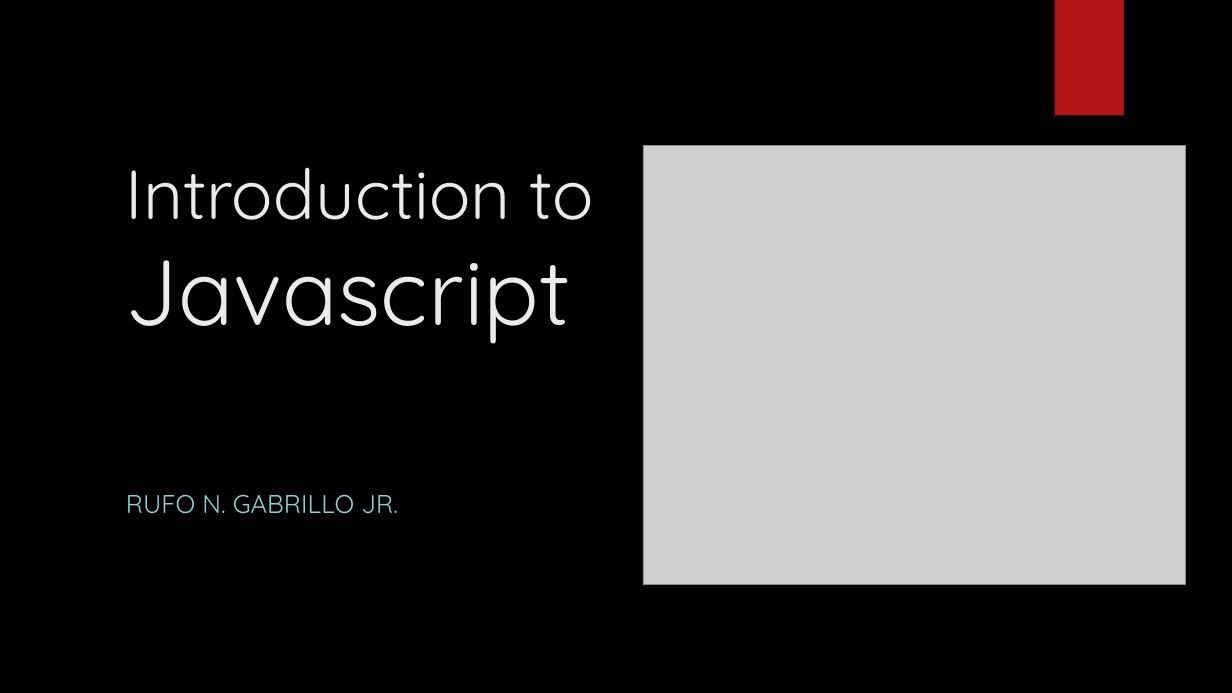
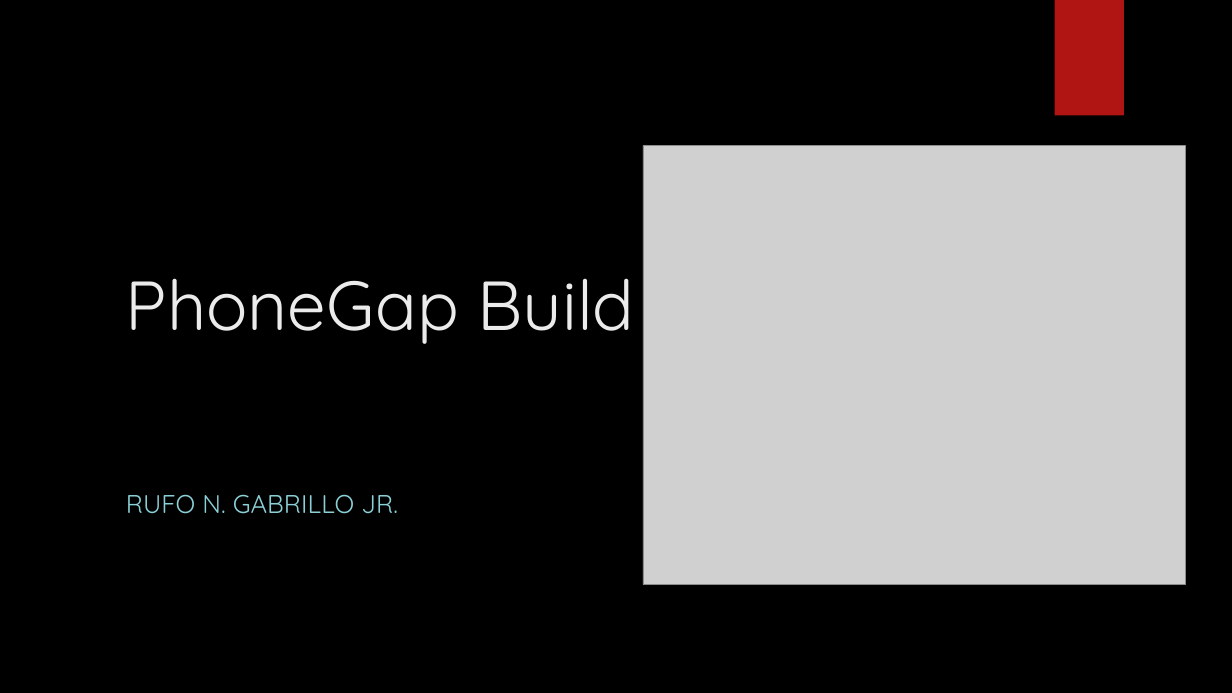
Before and after one commit to jrGabrillo/HelloWorld, a slide deck: slide 1 of 3. Framework7.pptx. Drawn at 1232x693 pixels with LibreOffice and Linux fonts; fonts in the diff are those of the drawing; grey boxes stand for pictures; background and template pictures are left out. Boxes give left, top, right and bottom in pixels: in the first picture for what was removed or moved away, otherwise in the second. Text is boxed around its words. In the diff, an @@ line names an element or a change of style, - is before the commit and + after.

```diff
--- a/3. Framework7.pptx
+++ b/3. Framework7.pptx
@@ title at [126,278,634,344]: text changed @@
-Introduction to
-Javascript
+PhoneGap Build
```
Also in this commit, not shown: 43 slides removed, 4 other files.
